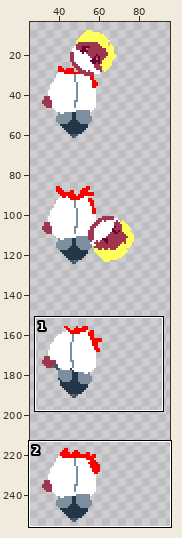
Two states of a sprite sheet, Assets/art/Sprites/WeakScientist/WeakScientistDie.png. Above, an overview of the earlier version with the close-up marked.
Close-up. Before the edit:
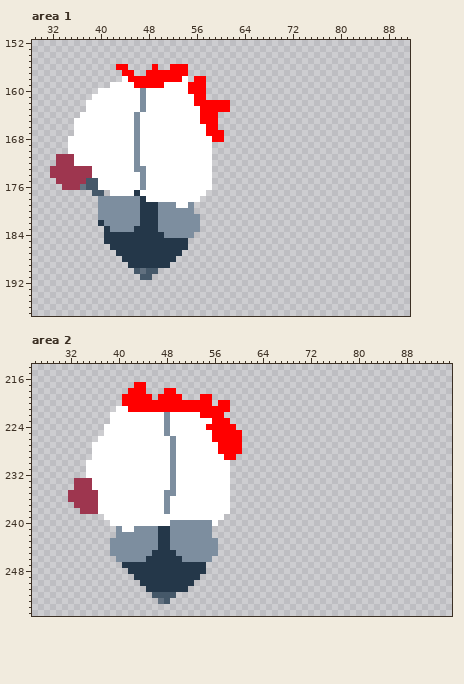
The file is 96x256 pixels. Colours within 5 levels of each other are drawn and written as one. Shown: area 1: x 29..91, y 152..197; area 2: x 26..95, y 214..255. The wide view leaves out empty margins.
Once edited:
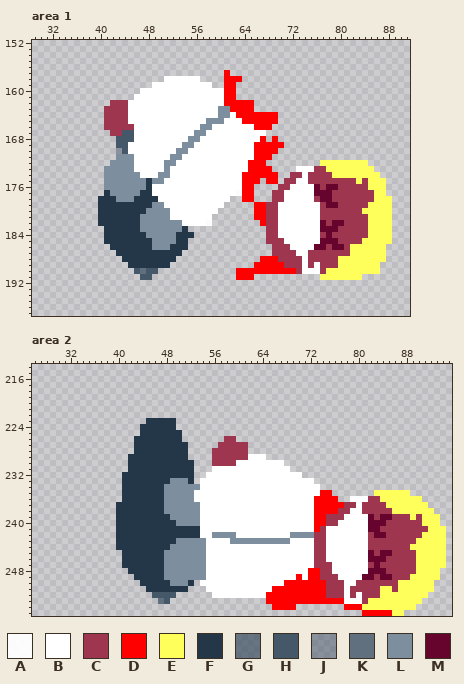
Palette (. is transparent): A #ffffffef  B #ffffff  C #9e364f  D #ff0000  E #ffff5b  F #243749  G #455769bf  H #455869  J #46586880  K #61707f  L #7d8e9f  M #67042d
From old to new:
Changed rows in their new state; - is an unchanged pixel.
Area 1:
first column x 32:
156 -----------..----.--...----------------------------------
157 ------------..--.......------D---------------------------
158 ------------.......BBB-BB.---DDD-------------------------
159 ----------.......BB----BBBB--DD--------------------------
160 --------.......B-------BBBBBBDD--------------------------
161 -------.......-B--------BBBBBDD--------------------------
162 ------....CCC--B--------BBBBB-DDDD-----------------------
163 ------...CCCC--B---------BBBLLDDDD-----------------------
164 -----....CCCC-B----------BBBLLBDDDDDDD-------------------
165 ----.....CCCC-B----------BLLLBBBDDDDDD-------------------
166 ----.....CCCCCB----------LLBBBBBBBDDD--------------------
167 ----......CCHHB---------LLBBBBBBBBBB---------------------
168 ---........HHHB--------LL--BBBBBBBBD-D-------------------
169 ---........HH-B-------LL---BBBBBBBDDDDD------------------
170 ---........JH-B------LL----BBBBBBBDDDD-------------------
171 -..........LLLB-----LL-----BBBBBBBDDD--------------------
172 -.........LLLLB----LL------BBBBBBDDD---------EEEEEEEE----
173 .........LLLLLBB---L-------BBBBBBDDDD----BBBCCEEEEEEEE---
174 .........LLLLLLB--LL-------BBBBBDDDDDD--CCBCCCCEEEEEEEE--
175 -........LLLLLL-FLL--------BBBBBDDD-DD-CCBBCCCCCCCCECEEE-
176 --.......LLLLLL-F----------BBBBBDD----CCBBBBMCMMCCCCCEEE-
177 -------..FLLLLLFF---------BBBBBADD---CCBBBBBMMMCCCCCCCEE-
178 --------FFF---F-FF-------BBBBB--DD---CCBBBBBCMMCCCCCCCEEE
179 --------FFFFFFF--L-BB--BBBBBB-----DDCCBBBBBBBCMMCCCCCEEEE
180 --------FFFFFFF-LL--BBBBBBBB------DDCCBBBBBBBCCCCCCCEEEEE
181 --------FFFFFFFLLL--BBBBBBB-------DDCCBBBBBBBCCCCCCCCEEEE
182 ---------FFFFFFLLL----BBBBA--------DCCBBBBBBBMCMMCCCCEEEE
183 ----------FFFF-LLL----F..-----------CCBBBBBBBMMMCCCCCEEEE
184 ----------------LLL--FFF------------CCBBBBBBBCMCCCCCCEEEE
185 -----------------LLLL---------------CCCBBBBBBMMMCCCCEEEEE
186 -----------------LLL-----------------CCCBBBBMMCMMCEEEEEE-
187 -------------------------------------CCCCBBCCCCCCCEEEEEE-
188 -----------------------------------DDDCCCCBCCCCCEEEEEEEE-
189 ----------------------------------DDDDDCCCBCBCCCEEEEEEE--
190 -------------------------------DDDDDDDDDDCBBBCEEEEEEEEE--
191 -------------------------------DDD-----------EEEEEEE-----
Area 2:
first column x 32:
217 -----------..--------------------------------------------------
218 ----------...---..---------------------------------------------
219 ---------.....-....---..---------------------------------------
220 ---------...............-..------------------------------------
221 --------...................------------------------------------
222 -------...................-------------------------------------
223 -------......FFFFF.........------------------------------------
224 ------......FFFFFF..........-----------------------------------
225 ------......FFFFFFF..........----------------------------------
226 -----......FFFFFFFF.......CC.----------------------------------
227 ----.......FFFFFFFFF.....CCCCC---------------------------------
228 ----.......FFFFFFFFF....CCCCCC---------------------------------
229 ----......FFFFFFFFFF....CCCCCCBBB------------------------------
230 ---.......FFFFFFFFFFF...CCCCBBBBBBBB---------------------------
231 ---.......FFFFFFFFFFF...---BBBBBBBBBB--------------------------
232 ---......FFFFFFFFFFFF..----BBBBBBBBBBBB------------------------
233 -........FFFFFFFF-LLF.-----BBBBBBBBBBBBBB----------------------
234 -........FFFFFFFL-LLLL-----BBBBBBBBBBBBBBB---------------------
235 .........FFFFFFF--LLL------BBBBBBBBBBBBBBBDD-------EEEEEE------
236 .........FFFFFFF-LLLL------BBBBBBBBBBBBBBDDDD--BBBCCEEEEEEE----
237 -.......FFFFFFFF-LLLLL-----BBBBBBBBBBBBBBDDDDDCCBCCCCEEEEEEE---
238 --......FFFFFFFF-LLLLL-----BBBBBBBBBBBBBBDDDDCCBBCCCCCEEEEEEE--
239 ------..FFFFFFFFFLLLLL----BBBBBBBBBBBBBBBDDCCCBBBBMCMMCCCECEEE-
240 -------.FFFFFFFFFF----BB-BBBBBBBBBBBBBBBBDDCCBBBBBMMMCCCCCCEEE-
241 --------FFFFFFF--FFFFFBBBBBBBBBBBBBBBBBBBDCBBBBBBBMMCCCCCCCCEEE
242 --------FFFFFFF--FFFFFBBLLLLBBBBBBBBBLLLLCCBBBBBBBCMMCCCCCCEEEE
243 -------.FFFFFFF--F-----BBBBLLLLLLLLLLBBBBCCBBBBBBBCCCCCCCCEEEEE
244 -------.FFFFFFF--------BBBBBBBBBBBBBBBBBBCCBBBBBBBCCCCCCCEEEEEE
245 -------..FFFFF--LL-----BBBBBBBBBBBBBBBBBBCCBBBBBBBMCMMCCCCEEEEE
246 --------.FFFF---LLL----BBBBBBBBBBBBBBBBBBCCBBBBBBBMMMCCCCCEEEEE
247 ----------------LLLLLLLBBBBBBBBBBBBBBBBBBCCCBBBBBBCMCCCCCCEEEEE
248 ----------------LLLLLLLBBBBBBBBBBBBBBBBBDDCCBBBBBBMMMCCCCCEEEE-
249 ----------------LLLLLLLBBBBBBBBBBBBBBBDBDDCCCBBBBMMCMMCCCEEEEE-
250 -----------------LLL--BBBBBBBBBBBBBBDDDDDDDCCCBBCCCCCCCEEEEEE--
251 -----------------------BBBBBBBBBBBDDDDDDDDDCCCBCCCCCEECEEEEEE--
252 ------------------------BBBBBBBBBDDDDDDDDDDCCCBCBCCCEEEEEEEE---
253 ---------------------------------DDDDDDDDDDDDDBBBCEEEEEEEEE----
254 ----------------------------------DDDD--------DDDEEEEEEEEE-----
255 -------------------------------------------------DDDDDEE-------
Boxes around the changes in both close-ups, in picture pixels (x1, y1, x2, y2):
changed: (50, 64, 392, 280)
changed: (68, 382, 446, 616)
